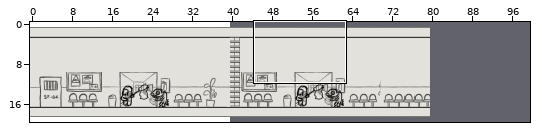
Tiled map (JSON), stored at assets/map/tiled/map_structured.json. The first picture is a wide view before the edit; the outline marks the close-up.
Close-up. The starting point:
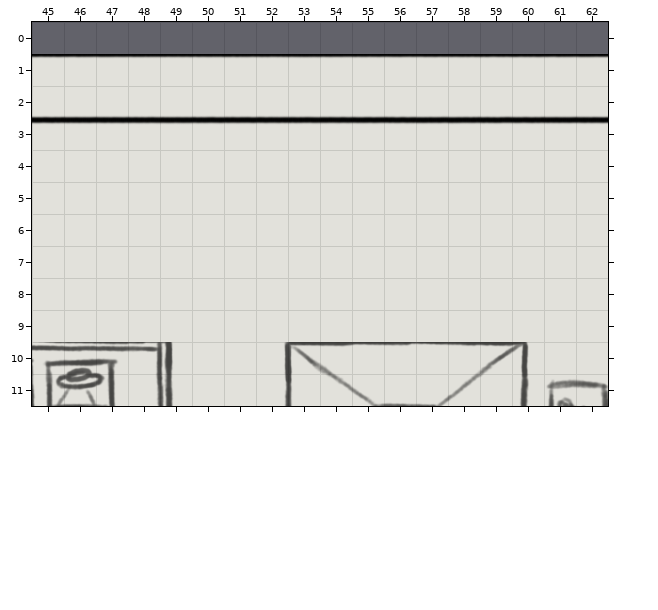
Cells are 32x32 px. Shown: x 45..62, y 0..11. The commit also changed other parts of the map, which this record leaves out. The old version is drawn lined up with the new one.
Once edited:
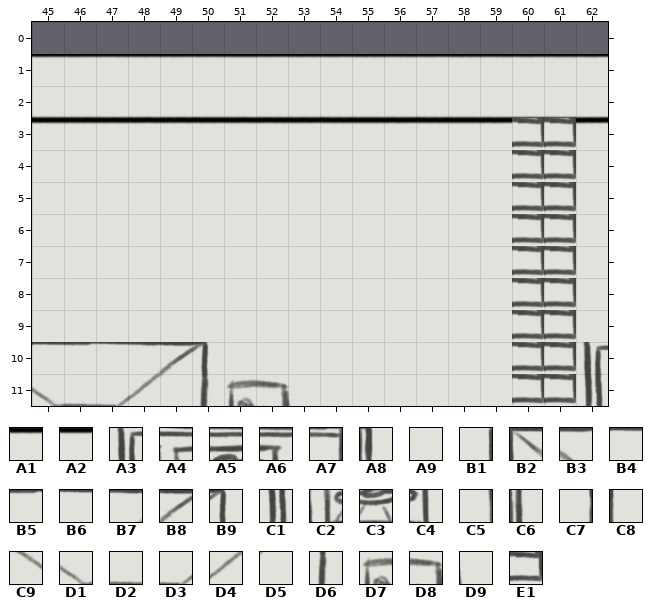
Key: from "Graphic Design Test": A1 135, A2 136, A3 161, A4 164, A5 165, A6 166, A7 167, A8 168, A9 169, B1 171, B2 172, B3 173, B4 174, B5 175, B6 176, B7 177, B8 178, B9 179, C1 211, C2 214, C3 215, C4 216, C5 217, C6 218, C7 221, C8 222, C9 223, D1 224, D2 225, D3 226, D4 227, D5 228, D6 229, D7 230, D8 231, D9 232, E1 263.
__ is an empty cell.
Edits made:
map size 80x20 -> 100x20 cells
Layer "zone2/backgroundScenery":
Tile A9 becomes tile A3 in row 10 at x 62.
Tile D8 becomes tile C1 in row 11 at x 62.
The edit erases tile A4 in row 10 at x 45.
The edit erases tile A5 in row 10 at x 46.
The edit erases tile A6 in row 10 at x 47.
The edit erases tile A7 in row 10 at x 48.
The edit erases tile A8 in row 10 at x 49.
The edit erases tile A9 in rows 4 to 9 at x 60 to 61; in row 10 at x 50 and 61; in row 11 at x 50 to 51.
The edit erases tile B1 in row 10 at x 52.
The edit erases tile B2 in row 10 at x 53.
The edit erases tile B3 in row 10 at x 54.
The edit erases tile B4 in row 10 at x 55.
The edit erases tile B5 in row 10 at x 56.
The edit erases tile B6 in row 10 at x 57.
The edit erases tile B7 in row 10 at x 58.
The edit erases tile B8 in row 10 at x 59.
The edit erases tile B9 in row 10 at x 60.
The edit erases tile C2 in row 11 at x 45.
The edit erases tile C3 in row 11 at x 46.
The edit erases tile C4 in row 11 at x 47.
The edit erases tile C5 in row 11 at x 48.
The edit erases tile C6 in row 11 at x 49.
The edit erases tile C7 in row 11 at x 52.
The edit erases tile C8 in row 11 at x 53.
The edit erases tile C9 in row 11 at x 54.
The edit erases tile D1 in row 11 at x 55.
The edit erases tile D2 in row 11 at x 56.
The edit erases tile D3 in row 11 at x 57.
The edit erases tile D4 in row 11 at x 58.
The edit erases tile D6 in row 11 at x 60.
The edit erases tile D7 in row 11 at x 61.
Layer "zone2/ground":
The edit erases tile A1 in row 3 at x 60.
The edit erases tile A2 in row 3 at x 61.
Layer "zone1/backgroundScenery":
The author put tile A9 in row 10 at x 52 to 59; in row 11 at x 54 to 58.
The author put tile B4 in row 10 at x 45.
The author put tile B5 in row 10 at x 46.
The author put tile B6 in row 10 at x 47.
The author put tile B7 in row 10 at x 48.
The author put tile B8 in row 10 at x 49.
The author put tile B9 in row 10 at x 50.
The author put tile D1 in row 11 at x 45.
The author put tile D2 in row 11 at x 46.
The author put tile D3 in row 11 at x 47.
The author put tile D4 in row 11 at x 48.
The author put tile D5 in row 11 at x 49.
The author put tile D6 in row 11 at x 50.
The author put tile D7 in row 11 at x 51.
The author put tile D8 in row 11 at x 52.
The author put tile D9 in row 11 at x 53.
Layer "wall1/backgroundScenery":
The author put tile E1 in rows 3 to 11 at x 60 to 61.
Where, in picture pixels (left, top, right, bottom), the same in both close-ups:
changed: (32, 118, 608, 406)
